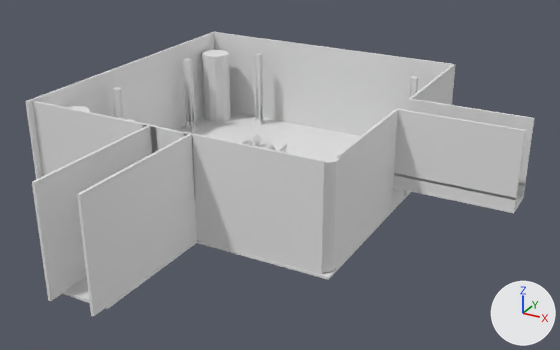
Renders of the OBJ model first-person-ascii-art-demo/Assets/Models/AssetForge/temple_main_room.obj from each side of a commit.
Before and after are seen from a 50 mm lens placed at (24.0, -27.5, 24.2), pointed at (-1.7, 19.2, 0.8). Every picture has the same lights, and +X, +Y and +Z are marked at lower right. Materials are left out; every surface is plain grey. Where no turn or scale is listed for an object, it has been applied to the vertices. Vertices at the same position are counted once.

Script lines for the objects in view, before the commit:
```python
me_temple_main_room = bpy.data.meshes.new('temple_main_room')
me_temple_main_room.from_pydata(...)  # 4043 vertices, 7765 faces; spans x -19.3..14.8, y 1.4..37.4, z -2.5..6.0
me_temple_main_room.materials.append(mat_sandstone_floor_clone)
me_temple_main_room.materials.append(mat_wood_dark_clone)
me_temple_main_room.materials.append(mat_sandstone_trim_clone)
me_temple_main_room.materials.append(mat_sandstone_6_clone)
me_temple_main_room.materials.append(mat_cover_clone)
me_temple_main_room.materials.append(mat_paper_clone)
me_temple_main_room.materials.append(mat_ink_clone)
me_temple_main_room.materials.append(mat_stonedark_clone)
me_temple_main_room.materials.append(mat_sandstone_4_clone)
me_temple_main_room.materials.append(mat_sandstone_5_clone)
ob_temple_main_room = bpy.data.objects.new('temple_main_room', me_temple_main_room)
ob_temple_main_room.location = (0.0, 0.0, 0.0)
```
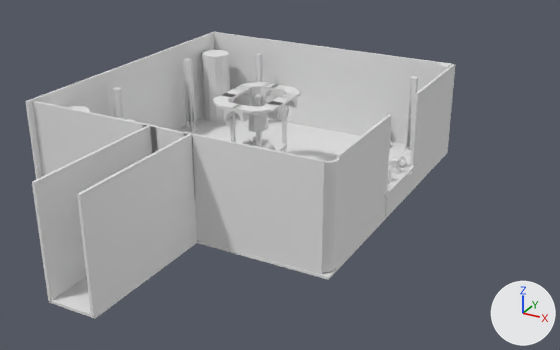
The change, as a list of edits to the scene's bpy script:
```text
Change me_temple_main_room:
    remove me_temple_main_room.from_pydata(...)  # 4043 vertices, 7765 faces; spans x -19.3..14.8, y 1.4..37.4, z -2.5..6.0
    add me_temple_main_room.from_pydata(...)  # 5968 vertices, 11467 faces; spans x -19.3..6.3, y 1.4..37.4, z -2.5..6.0
    me_temple_main_room part 1: a new loose piece, a box spanning x 5.56..5.76, y 22.01..27.64, z -2.15..-0.12
    me_temple_main_room part 2: the loose piece of 16 vertices spanning x -7.6..-6.7, y 11.7..12.9, z 0.2..1.2 is copied, and the copy is moved by (0.1, 9.1, 3.6); it spans x -7.5..-6.5, y 20.8..22.0, z 3.8..4.8
    me_temple_main_room part 3: the loose piece of 16 vertices spanning x -6.0..-5.0, y 11.8..13.0, z 0.2..1.2 is copied, and the copy is turned 90 degrees about the z axis through its middle and scaled by 0.956, then moved by (1.0, 13.3, 3.6); it spans x -5.0..-3.9, y 25.1..26.1, z 3.8..4.8
    me_temple_main_room part 4: the loose piece of 16 vertices spanning x -6.0..-5.0, y 11.8..13.0, z 0.2..1.2 is copied, and the copy is moved by (-0.8, 9.0, 3.6); it spans x -6.8..-5.8, y 20.9..21.9, z 3.8..4.8
    me_temple_main_room part 5: the loose piece of 16 vertices spanning x -6.0..-5.0, y 11.8..13.0, z 0.2..1.2 is copied, and the copy is moved by (-0.8, 15.0, 3.6); it spans x -6.8..-5.8, y 26.8..27.9, z 3.8..4.8
    me_temple_main_room part 6: the loose piece of 16 vertices spanning x -7.6..-6.7, y 11.7..12.9, z 0.2..1.2 is copied, and the copy is moved by (0.1, 15.1, 3.6); it spans x -7.5..-6.5, y 26.8..28.0, z 3.8..4.8
    me_temple_main_room part 7: the loose piece of 16 vertices spanning x -7.6..-6.7, y 11.7..12.9, z 0.2..1.2 is copied, and the copy is turned -90 degrees about the z axis through its middle and scaled by 0.962, then moved by (-1.6, 13.3, 3.6); it spans x -9.4..-8.2, y 25.1..26.1, z 3.8..4.8
    me_temple_main_room part 8: the loose piece of 16 vertices spanning x -6.0..-5.0, y 11.8..13.0, z 0.2..1.2 is copied, and the copy is turned -90 degrees about the z axis through its middle and scaled by 0.954, then moved by (1.1, 11.0, 3.6); it spans x -5.0..-3.9, y 22.8..23.8, z 3.8..4.8
    me_temple_main_room part 9: a new loose piece, a box spanning x -4.99..-3.9, y 23.1..25.33, z 4.6..4.8
    me_temple_main_room part 10: a new loose piece, a box spanning x -9.35..-8.26, y 23.1..25.33, z 4.6..4.8
    me_temple_main_room part 11: the loose piece of 16 vertices spanning x -7.6..-6.7, y 11.7..12.9, z 0.2..1.2 is copied, and the copy is turned 90 degrees about the z axis through its middle and scaled by 0.96, then moved by (-1.6, 11.0, 3.6); it spans x -9.4..-8.2, y 22.8..23.8, z 3.8..4.8
    me_temple_main_room part 12: a new loose piece, a box spanning x 4.7..5.94, y 21.44..28.29, z -0.2..0.0
    me_temple_main_room part 13: a new loose piece, a box spanning x -5.45..-5.15, y 26.41..26.71, z -1.13..2.97
    me_temple_main_room part 14: a new loose piece, a box spanning x -5.45..-5.15, y 22.27..22.57, z -1.13..2.97
    me_temple_main_room part 15: a new loose piece, a box spanning x -7.98..-7.68, y 22.32..22.62, z -1.13..2.97
    me_temple_main_room part 16: the loose piece of 8 vertices spanning x 5.7..14.8, y 26.1..26.3, z 0.8..6.0 is deleted
    me_temple_main_room part 17: the loose piece of 8 vertices spanning x 5.6..5.8, y 23.4..26.5, z -2.1..-0.1 is deleted
    me_temple_main_room part 18: 9 vertices moved from x 5.1..5.8, y 23.3..26.1, z -2.1..6.0 to x 5.1..5.8, y 22.1..27.6, z -2.1..6.0; 64 vertices removed from x 4.7..14.8, y 23.3..26.3, z -0.2..6.0; 819 vertices added at x -9.4..5.6, y 20.9..37.0, z -2.1..6.0
    me_temple_main_room part 19: 804 vertices added at x -8.2..-4.5, y 1.5..12.4, z -2.3..-1.9
```

Changed parts and their boxes [x1, y1, x2, y2] in the pictures (560 x 350 px):
'temple_main_room', reshaped (15% narrower)
    before: [25, 31, 535, 317]
    after: [25, 31, 456, 319]
part 1 of me_temple_main_room, added
    after: [385, 174, 412, 216]
part 2 of me_temple_main_room, added
    after: [224, 103, 241, 119]
part 3 of me_temple_main_room, added
    after: [281, 94, 297, 108]
part 4 of me_temple_main_room, added
    after: [233, 104, 249, 122]
part 5 of me_temple_main_room, added
    after: [270, 84, 285, 97]
part 6 of me_temple_main_room, added
    after: [263, 83, 278, 98]
part 7 of me_temple_main_room, added
    after: [235, 86, 251, 100]
part 8 of me_temple_main_room, added
    after: [266, 101, 284, 119]
part 9 of me_temple_main_room, added
    after: [269, 96, 292, 106]
part 10 of me_temple_main_room, added
    after: [222, 88, 245, 97]
part 11 of me_temple_main_room, added
    after: [220, 93, 237, 103]
part 12 of me_temple_main_room, added
    after: [383, 161, 418, 198]
part 13 of me_temple_main_room, added
    after: [282, 113, 287, 151]
part 14 of me_temple_main_room, added
    after: [257, 131, 262, 147]
part 15 of me_temple_main_room, added
    after: [230, 123, 236, 142]
part 16 of me_temple_main_room, deleted
    before: [410, 99, 535, 186]
part 17 of me_temple_main_room, deleted
    before: [392, 188, 406, 209]
part 18 of me_temple_main_room, built on
    before: [393, 99, 526, 213]
    after: [213, 62, 452, 171]
part 19 of me_temple_main_room, added
    after: [49, 241, 197, 319]
